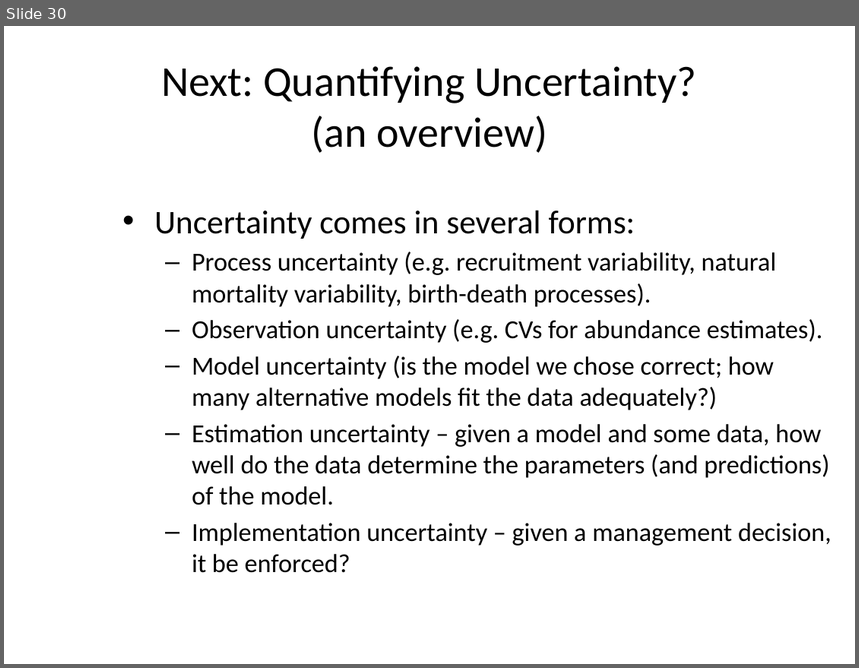
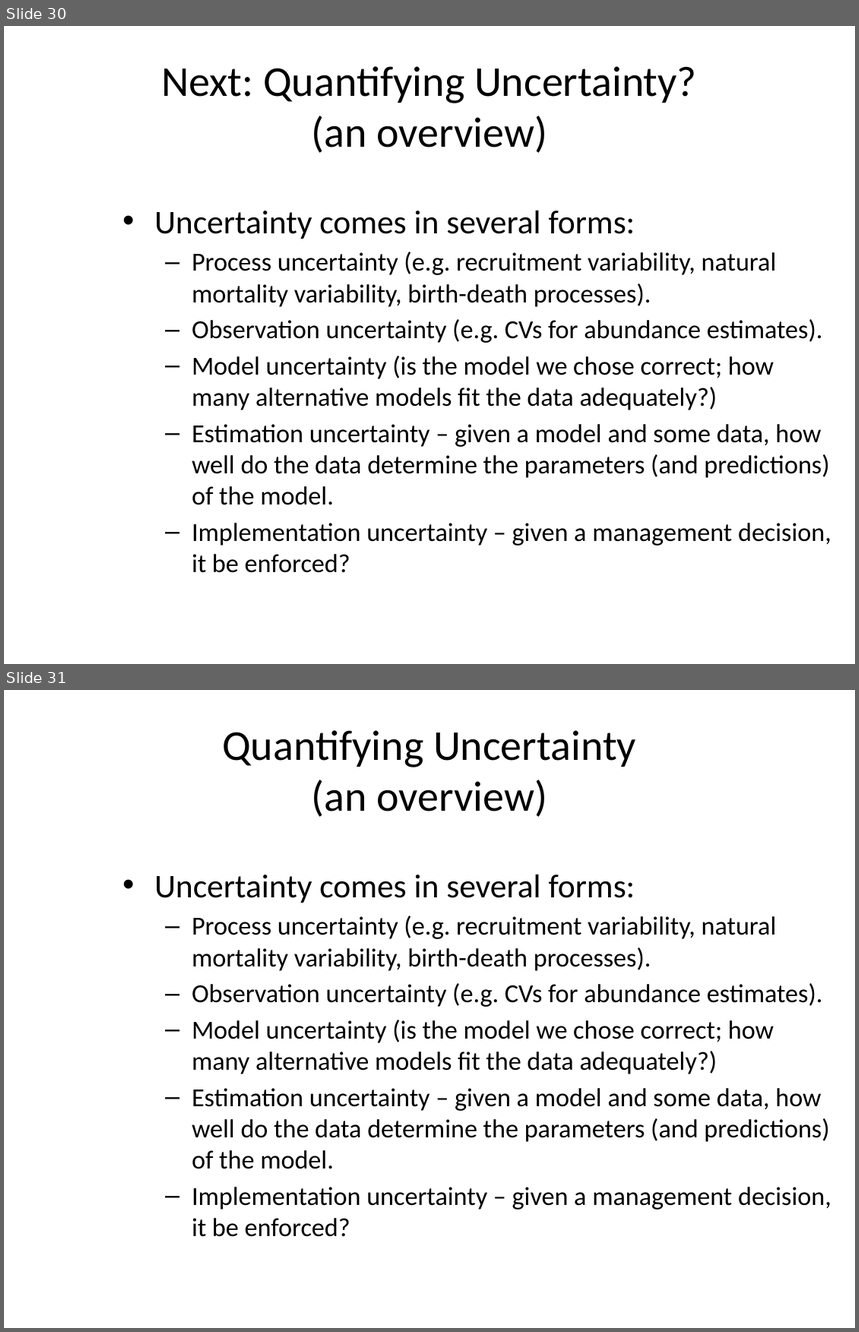
Before and after one commit to rwildermuth/FayLabExamples, a slide deck: Estimation.pptx. Shown one above the other, each under a label of ours: slide 30 before the commit, slides 30 and 31 after it. The pictures are 859x668 and 859x1332 pixels, drawn with LibreOffice and Linux fonts; fonts in the diff are those of the drawing. Boxes give left, top, right and bottom in pixels: in the first picture for what was removed or moved away, otherwise in the second. Text is boxed around its words. In the diff, an @@ line names an element or a change of style, - is before the commit and + after.

```diff
--- a/Estimation.pptx
+++ b/Estimation.pptx
@@ slide 31 added at (x1=4, y1=690, x2=855, y2=1328), background #FFFFFF @@
@@ title added at (x1=222, y1=730, x2=636, y2=817), 36 pt, text #000000 @@
+Quantifying Uncertainty
+(an overview)
@@ text added at (x1=154, y1=874, x2=832, y2=1237), 22 pt, text #000000 @@
+• Uncertainty comes in several forms:
+  – Process uncertainty (e.g. recruitment variability, natural mortality variability, birth-death processes).
+  – Observation uncertainty (e.g. CVs for abundance estimates).
+  – Model uncertainty (is the model we chose correct; how many alternative models fit the data adequately?)
+  – Estimation uncertainty – given a model and some data, how well do the data determine the parameters (and predictions) of the model.
+  – Implementation uncertainty – given a management decision, it be enforced?
```
Also in this commit, not shown: 10 other slides added, 1 other file.
